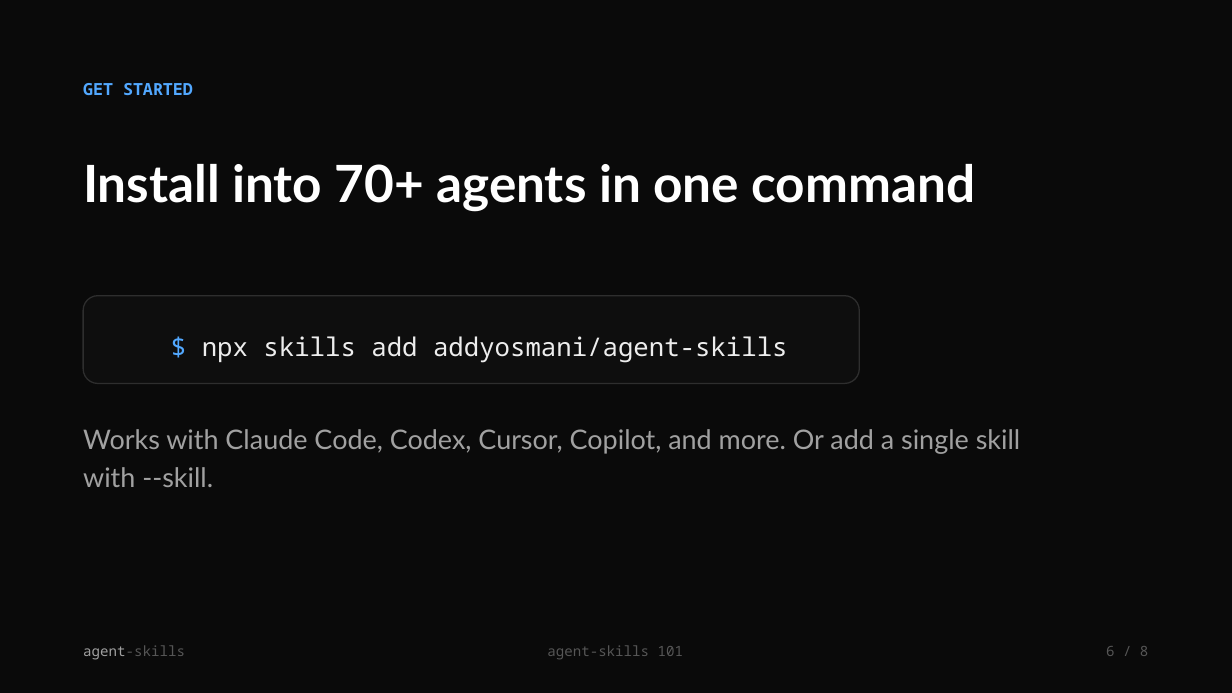
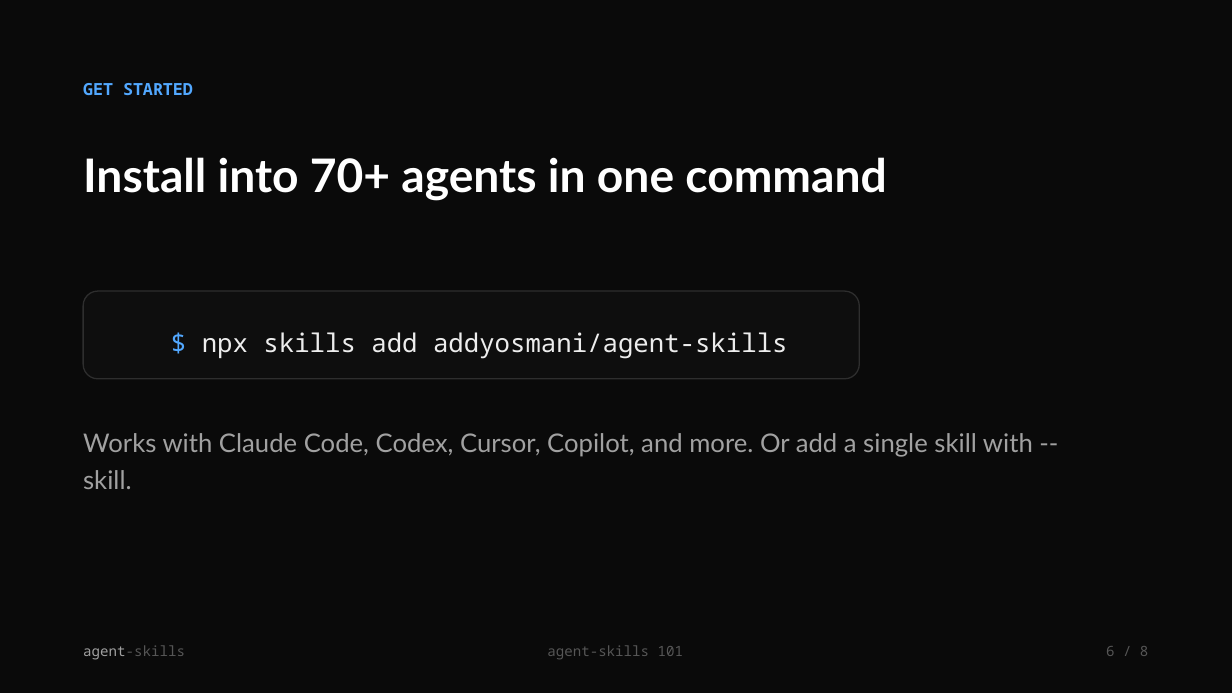
Before and after one commit to addyosmani/skills.addy.ie, a slide deck: slide 6 of public/teach/decks/agent-skills-101.pptx. Drawn at 1232x693 pixels with LibreOffice and Linux fonts; fonts in the diff are those of the drawing. Boxes give left, top, right and bottom in pixels: in the first picture for what was removed or moved away, otherwise in the second. Text is boxed around its words. In the diff, an @@ line names an element or a change of style, - is before the commit and + after.

Commit message:
Fix deck responsiveness and PPTX slide overflow
HTML decks:
- Mobile-first layout that adapts to the viewport instead of scaling a
  fixed 16:9 canvas down; switches to a framed 16:9 slide with
  container-query-unit text sizing only on larger landscape screens
- Text now always fits the slide (cqh units) so nothing overflows the canvas
- Added a 'best on desktop / rotate to landscape' hint on small portrait screens
- Larger tap targets for slide nav

PPTX decks:
- Constrain diagram images by height so they never run past the slide edge
- Trim font sizes and box geometry for safe vertical fit
- Verified every shape stays within the 7.5in slide bounds

```diff
--- a/public/teach/decks/agent-skills-101.pptx
+++ b/public/teach/decks/agent-skills-101.pptx
@@ text "Install into 70+ agents in ..." at (83, 157, 886, 201): size 40 to 36 pt @@
@@ rounded rectangle "$ npx skills add addyosmani/agent-skills": place and size @@
-rounded rectangle "$ npx skills add addyosmani/agent-skills" at (83, 296, 860, 384)
+rounded rectangle "$ npx skills add addyosmani/agent-skills" at (83, 291, 860, 379)
@@ text "Works with Claude Code, Codex, ..." at (83, 433, 1033, 489): size 21 to 20 pt @@
```
Also in this commit, not shown: 7 other slides changed, 7 other files.
